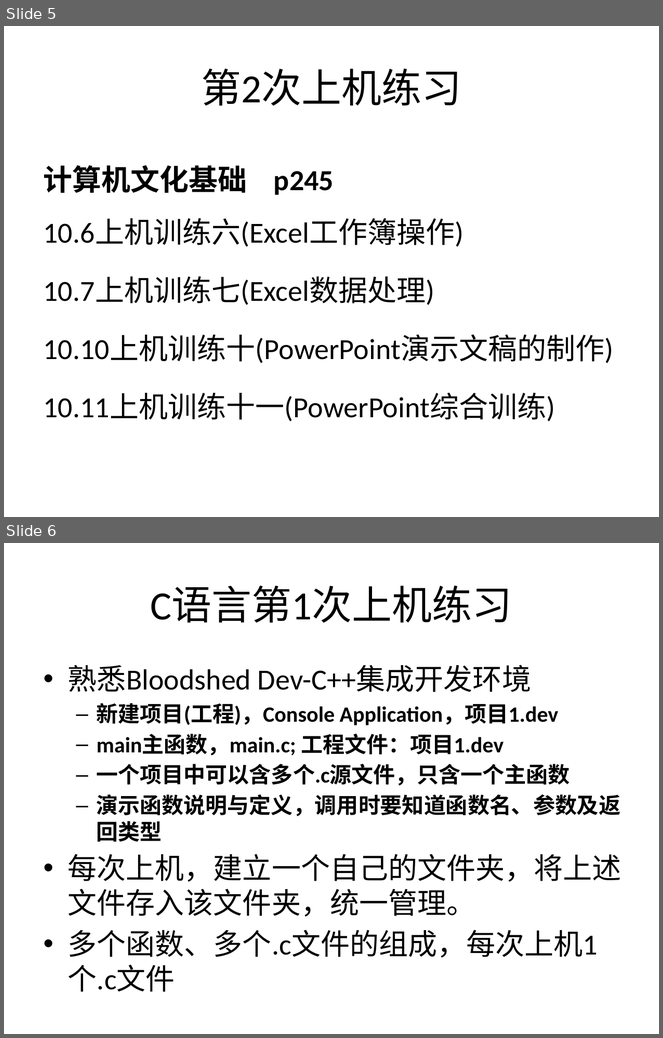
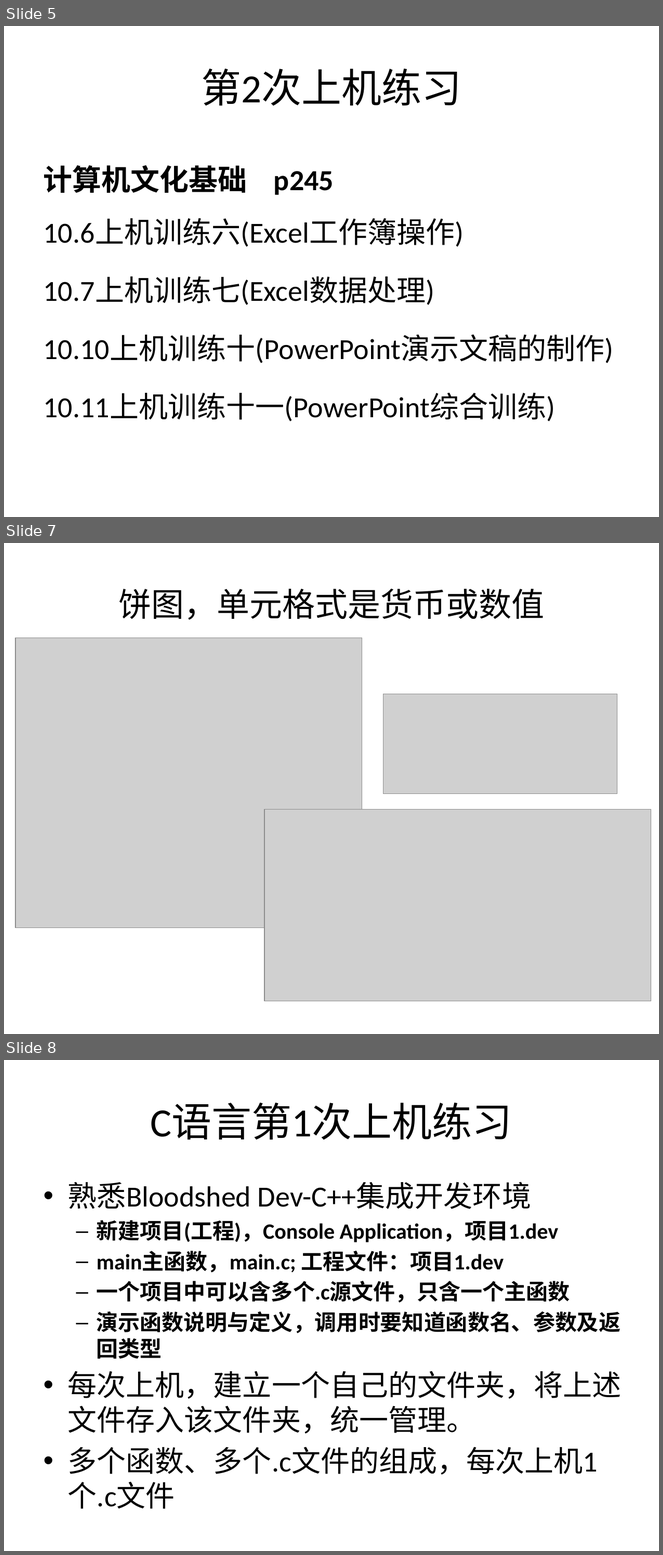
Before and after one commit to jtrfid/C-Repositories, a slide deck: 2016/上机安排.pptx. Shown one above the other, each under a label of ours: slides 5 and 6 before the commit, slides 5, 7 and 8 after it; the slides between them are not shown. The pictures are 663x1038 and 663x1555 pixels, drawn with LibreOffice and Linux fonts; fonts in the diff are those of the drawing; grey boxes stand for pictures. Boxes give left, top, right and bottom in pixels: in the first picture for what was removed or moved away, otherwise in the second. Text is boxed around its words. In the diff, an @@ line names an element or a change of style, - is before the commit and + after.

```diff
--- a/2016/上机安排.pptx
+++ b/2016/上机安排.pptx
@@ slide 7 added at box(4, 543, 659, 1034), background #FFFFFF @@
@@ title added at box(118, 589, 544, 620), 36 pt, text #000000 @@
+饼图，单元格式是货币或数值
@@ picture added at box(15, 638, 362, 928) @@
@@ picture added at box(384, 694, 617, 794) @@
@@ picture added at box(265, 809, 651, 1001) @@
@@ what was slide 6 is now slide 8 @@
```
Also in this commit, not shown: 5 slides changed, 2 other slides added, 4 other files.
